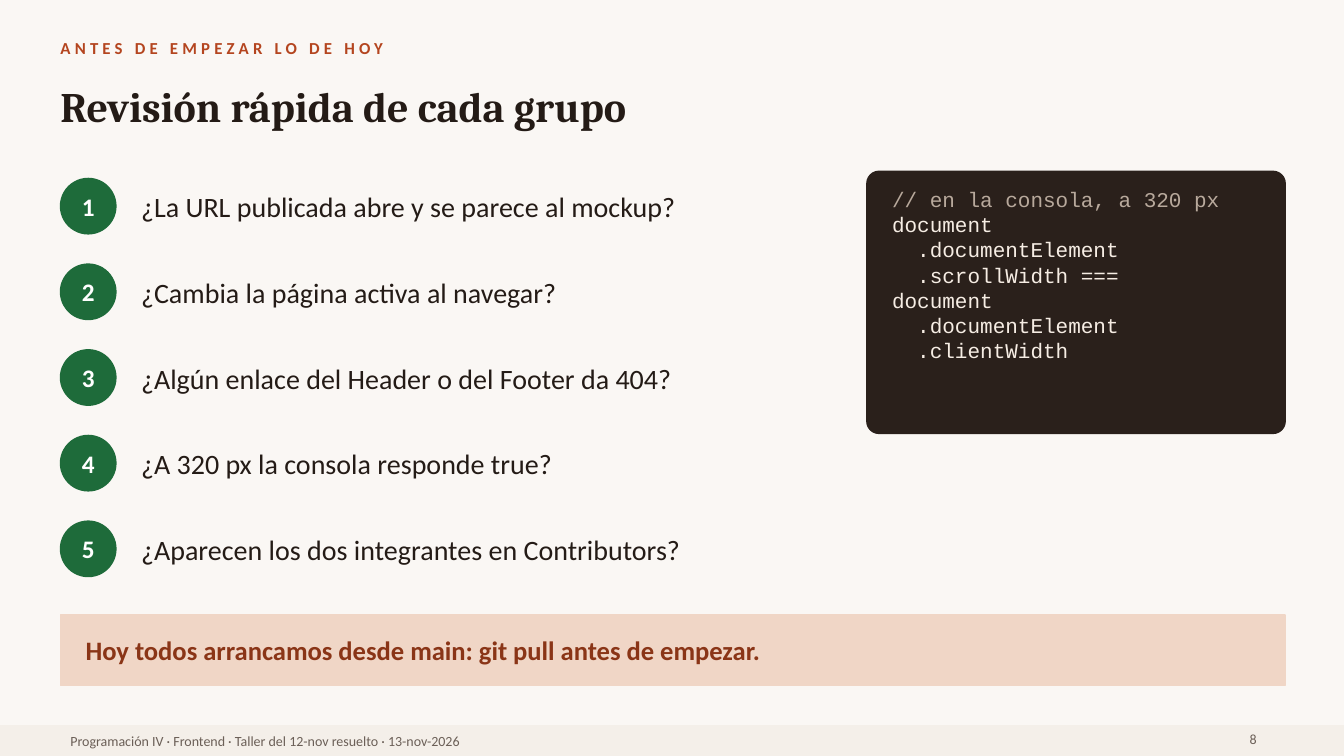
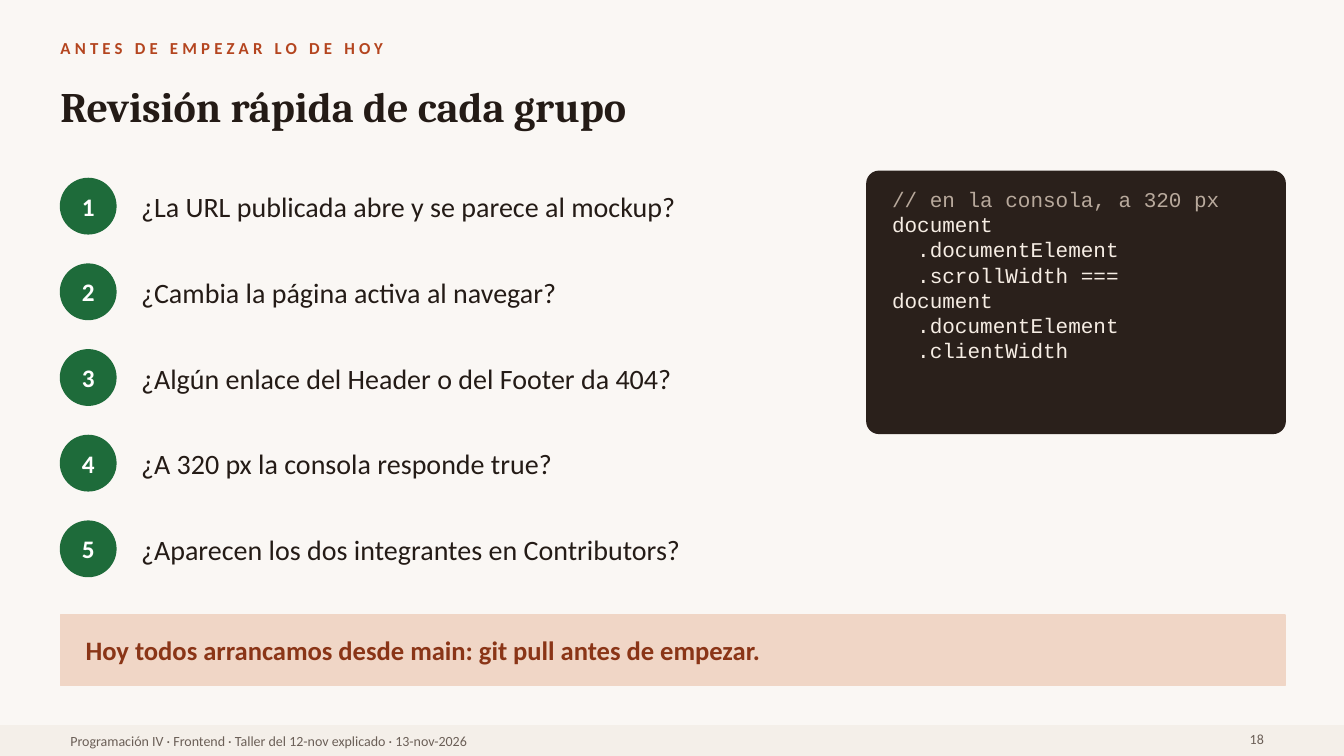
Before and after one commit to Frontend-programacion-IV-UNIAJC/frontend-programacion-iv-crear-repo-group-10, a slide deck: slide 18 of docs/clases/2026-11-12/diapositivas-taller-resuelto.pptx (slide 8 before the commit). Drawn at 1344x756 pixels with LibreOffice and Linux fonts; fonts in the diff are those of the drawing. Boxes give left, top, right and bottom in pixels: in the first picture for what was removed or moved away, otherwise in the second. Text is boxed around its words. In the diff, an @@ line names an element or a change of style, - is before the commit and + after.

Commit message:
docs: explicacion del taller del 12-nov archivo por archivo

```diff
--- a/docs/clases/2026-11-12/diapositivas-taller-resuelto.pptx
+++ b/docs/clases/2026-11-12/diapositivas-taller-resuelto.pptx
@@ text at [70,736,467,749]: text changed @@
-Programación IV · Frontend · Taller del 12-nov resuelto · 13-nov-2026
+Programación IV · Frontend · Taller del 12-nov explicado · 13-nov-2026
@@ page number at [1250,734,1264,744]: text changed @@
-8
+18
```
Also in this commit, not shown: 2 other slides changed, 15 slides added, 5 slides removed, 3 other files.
